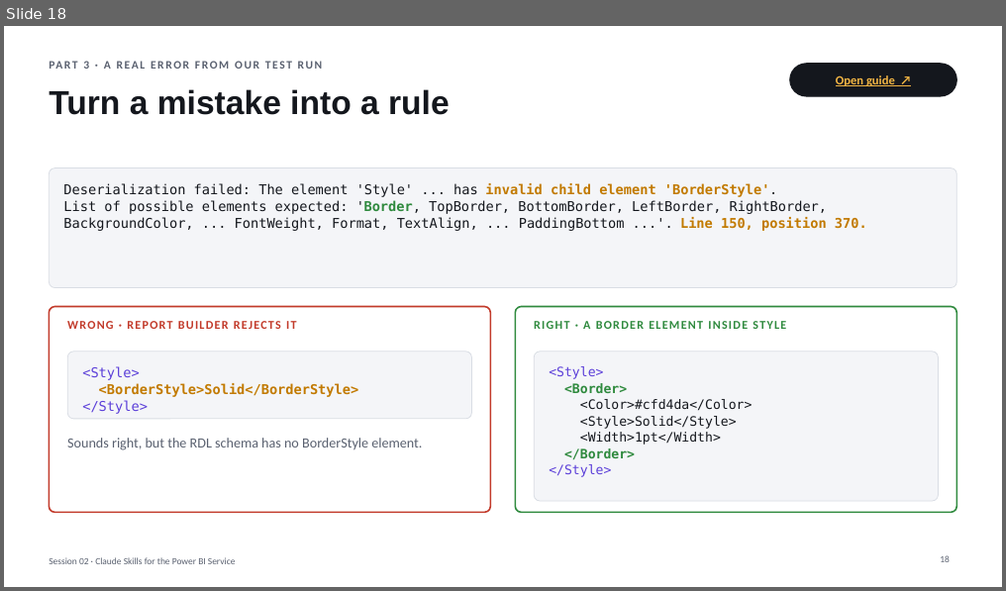
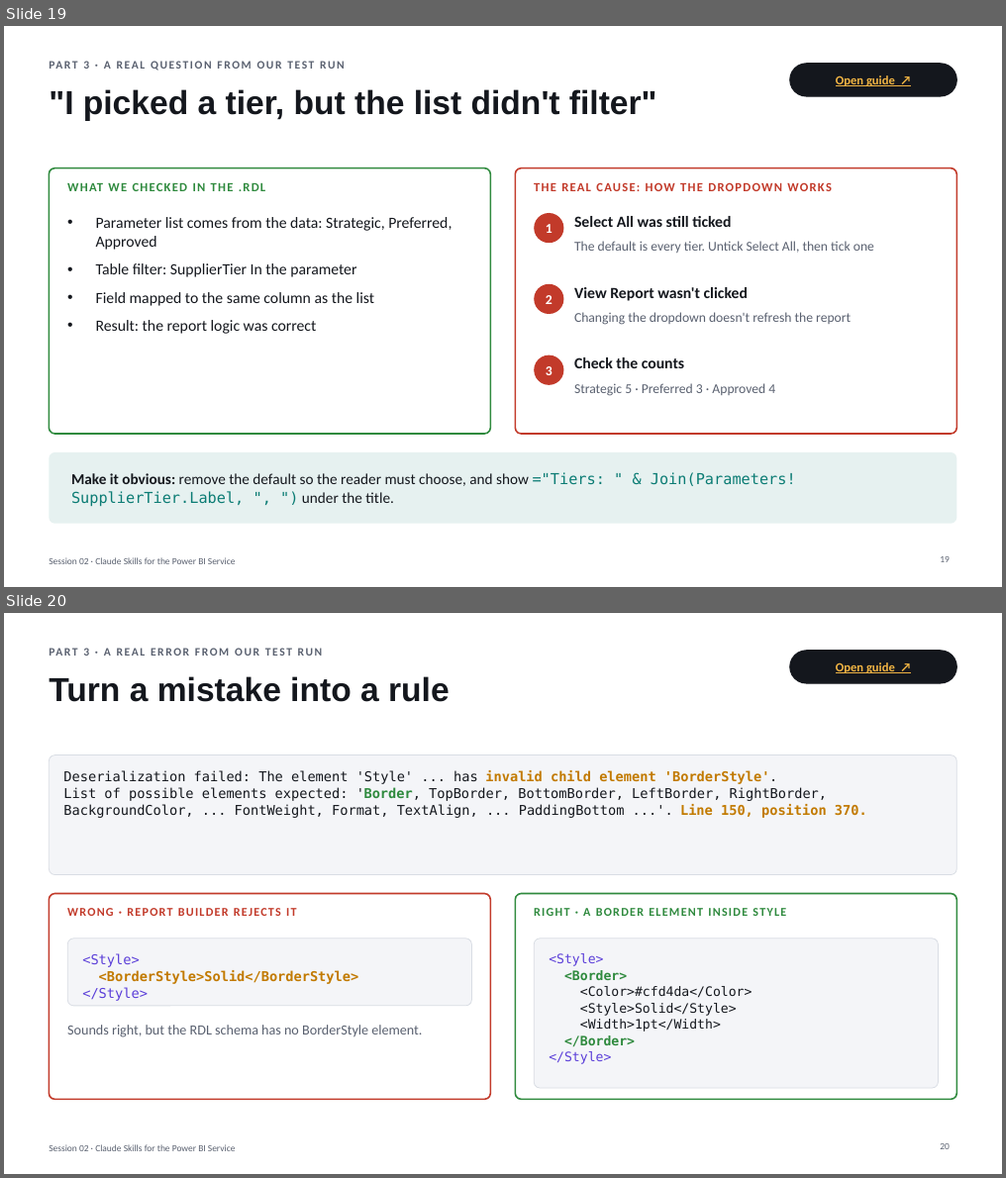
Before and after one commit to kumar98rishav-oss/Claude-AI-Power-BI, a slide deck: session-02/Session02_PowerBI_Service_Paginated_Skills.pptx. Shown one above the other, each under a label of ours: slide 18 before the commit, slides 19 and 20 after it. The pictures are 1006x591 and 1006x1178 pixels, drawn with LibreOffice and Linux fonts; fonts in the diff are those of the drawing. Boxes give left, top, right and bottom in pixels: in the first picture for what was removed or moved away, otherwise in the second. Text is boxed around its words. In the diff, an @@ line names an element or a change of style, - is before the commit and + after.

```diff
--- a/session-02/Session02_PowerBI_Service_Paginated_Skills.pptx
+++ b/session-02/Session02_PowerBI_Service_Paginated_Skills.pptx
@@ slide 19 added at [4,26,1002,587], background #FFFFFF; not listed: 1 template element that a slide beside it also shows @@
@@ text added at [83,61,111,69], 11 pt, text #5A6170, bold @@
+PART 3 · A REAL QUESTION FROM OUR TEST RUN
@@ rounded rectangle added at [790,64,957,96], fill #14171D, outline #14171D 1 pt @@
@@ text added at [836,76,895,86], 12 pt, text #F2B544, bold, underline @@
+Open guide ↗
@@ title added at [49,89,657,121], 32 pt, text #14171D, bold @@
+"I picked a tier, but the list didn't filter"
@@ rounded rectangle added at [49,169,491,434], fill #FFFFFF, outline #2F8A3E 1.5 pt @@
@@ rounded rectangle added at [515,169,957,434], fill #FFFFFF, outline #C23A2A 1.5 pt @@
@@ text added at [67,182,234,191], 12 pt, text #2F8A3E, bold @@
+WHAT WE CHECKED IN THE .RDL
@@ text added at [534,182,832,191], 12 pt, text #C23A2A, bold @@
+THE REAL CAUSE: HOW THE DROPDOWN WORKS
@@ text added at [96,217,451,334], 15 pt, text #14171D @@
+• Parameter list comes from the data: Strategic, Preferred, Approved
+• Table filter: SupplierTier In the parameter
+• Field mapped to the same column as the list
+• Result: the report logic was correct
@@ ellipse added at [534,213,564,243], fill #C23A2A @@
@@ text added at [546,224,552,233], 13 pt, text #FFFFFF, bold @@
+1
@@ text added at [574,216,731,227], 15 pt, text #14171D, bold @@
+Select All was still ticked
@@ text added at [574,241,874,253], 13 pt, text #5A6170 @@
+The default is every tier. Untick Select All, then tick one
@@ ellipse added at [534,284,564,314], fill #C23A2A @@
@@ text added at [574,287,747,301], 15 pt, text #14171D, bold @@
+View Report wasn't clicked
@@ text added at [546,295,552,304], 13 pt, text #FFFFFF, bold @@
+2
@@ text added at [574,312,850,325], 13 pt, text #5A6170 @@
+Changing the dropdown doesn't refresh the report
@@ ellipse added at [534,356,564,385], fill #C23A2A @@
@@ text added at [546,367,552,375], 13 pt, text #FFFFFF, bold @@
+3
@@ text added at [574,358,684,369], 15 pt, text #14171D, bold @@
+Check the counts
@@ text added at [574,383,775,396], 13 pt, text #5A6170 @@
+Strategic 5 · Preferred 3 · Approved 4
@@ rounded rectangle added at [49,453,957,524], fill #0B7C74 at 10% opacity @@
@@ text added at [71,472,796,506], 14.5 pt, text #14171D @@
+Make it obvious: remove the default so the reader must choose, and show ="Tiers: " & Join(Parameters!SupplierTier.Label, ", ") under the title.
@@ page number added at [940,557,949,563], 9 pt, text #5A6170 @@
+19
@@ what was slide 18 is now slide 20 @@
@@ page number at [940,1144,949,1150]: text changed @@
-18
+20
```
Also in this commit, not shown: 3 slides changed, 4 other slides added, 2 other files.
